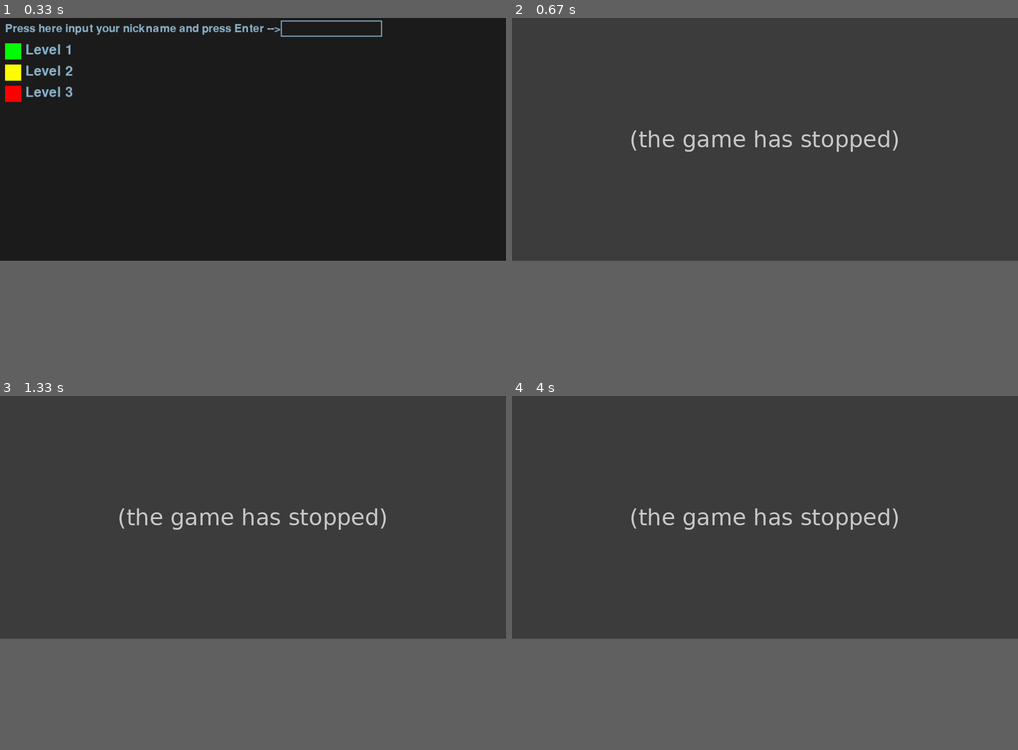
Above: before the commit, frames 1-4 (two rows, left to right).
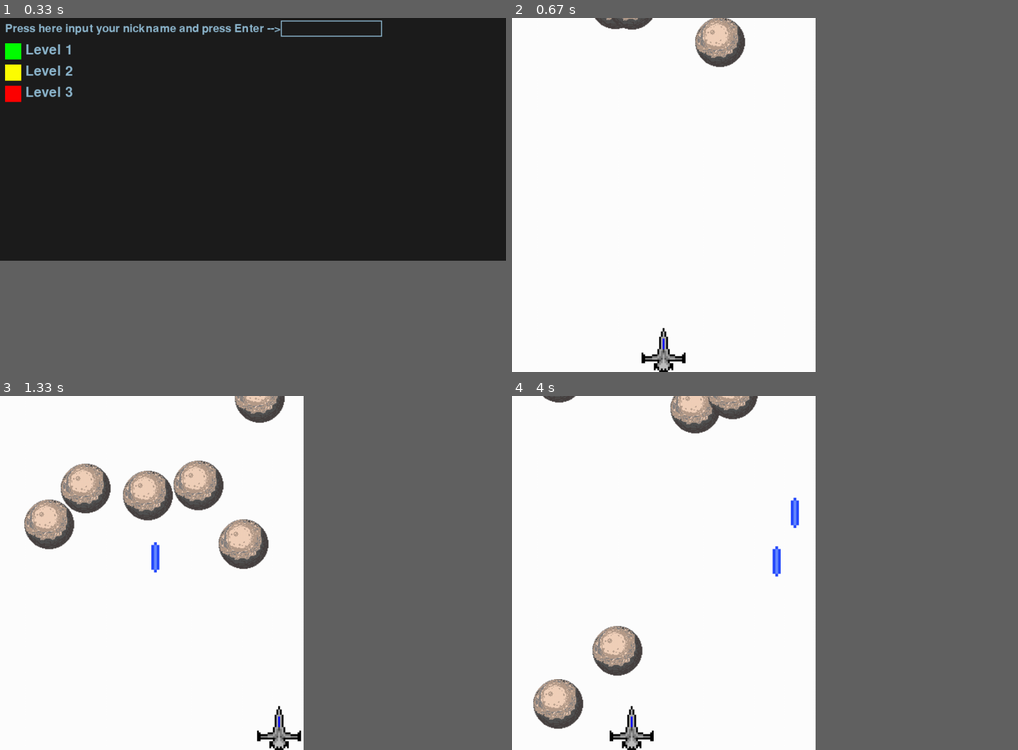
Above: after the commit, the same moments.

Repository: Igortopchik229/pygame-project
Game: pygame game, started from main.py
Same seed, same stepped clock (60 frames per second), same inputs: the game is played once before the commit and once after it.
Inputs (mouse positions are in pixels of both pictures, inside the frame that each line leads up to):
- Up to frame 1 (0.33 s): no input
- Up to frame 2 (0.67 s): click (527, 71) at 0.38 s
- Up to frame 3 (1.33 s): hold Space 0.67-1.13 s; hold Right 0.67-1.13 s; hold P from 1.22 s (still down); hold Right from 1.22 s (still down); tap Space at 1.28 s
- Up to frame 4 (4 s): tap Space at 1.58, 1.83, 2.13, 2.38, 2.68, 2.93, 3.23, 3.43, 3.73 s; release P at 1.68 s; release Right at 1.68 s; hold P 1.77-2.23 s; hold Right 1.77-2.23 s; hold Right 2.32-2.78 s; hold Right 2.87-3.33 s; hold Left 3.37-3.9 s; hold Left from 3.93 s (still down)
In frame 2 the window is 900x432 before the commit and 540x630 after it. Grey fills any space a smaller window leaves; there, only what the larger window draws over its background counts as a difference.

Frame 1 is identical in both runs. In frame 2, 41% of the frame differs, in the area x 0-77%, y 0-100%; in frame 3, 40%; in frame 4, 43%.
Before the commit the program exited at 0.4 s; later frames show no game.

Commit message:
all ready but without final window  and background

Diff:
--- a/main.py
+++ b/main.py
@@ -7,6 +7,7 @@
 meteor_group = pg.sprite.Group()
 bullet_group = pg.sprite.Group()
 wight, height = size = 600, 700
+paused = 0
 
 
 def load_image(name, colorkey=None):
@@ -63,32 +64,60 @@
         self.rect.x = randint(0, wight - self.size[0])
         self.vx = randint(-4, 4)
         self.vy = randint(5, 9)
-        self.collides_count = 0
+        self.collides_count_player = 0
+        self.collides_count_bullet = 0
         self.mask = pg.mask.from_surface(self.image)
 
+    def new_meteor(self):
+        self.rect.y = randint(-3 * self.size[-1], -self.size[1])
+        self.rect.x = randint(0, wight - self.size[0])
+        self.vx = randint(-4, 4)
+        self.vy = randint(5, 10)
+
     def update(self):
+        global paused
         self.rect.x += self.vx
         self.rect.y += self.vy
         if self.rect.x > wight or self.rect.x < -self.size[0] or self.rect.y > size[1] + self.size[1]:
-            self.rect.y = randint(-3 * self.size[-1], -self.size[1])
-            self.rect.x = randint(0, wight - self.size[0])
-            self.vx = randint(-4, 4)
-            self.vy = randint(5, 10)
+            self.new_meteor()
         if pg.sprite.collide_mask(self, player):
-            self.collides_count += 1
-            if self.collides_count >= 3:
+            self.collides_count_player += 1
+            if self.collides_count_player == 2:
+                paused = True
                 print('dead')
         else:
-            self.collides_count = 0
-
-
-class Bullet:
-    def __init__(self):
+            self.collides_count_player = 0
+        if pg.sprite.spritecollide(self, bullet_group, False):
+            self.collides_count_bullet += 1
+            if self.collides_count_bullet == 2:
+                pg.sprite.spritecollide(self, bullet_group, True)
+                self.collides_count_bullet = 0
+                self.new_meteor()
+        else:
+            self.collides_count_bullet = 0
+
+
+class Bullet(pg.sprite.Sprite):
+    def __init__(self, pos):
         super().__init__(bullet_group)
         self.image = load_image('bullet.png')
+        self.size = self.image.get_size()
+        self.rect = self.image.get_rect()
+        self.rect.x = pos[0]
+        self.rect.y = pos[1] - self.size[1]
+        self.vy = 8
+        self.mask = pg.mask.from_surface(self.image)
+        self.collides_count_meteor = 0
+
+    def update(self):
+        # print(self.rect.x, self.rect.y)
+        self.rect.y -= self.vy
+        if self.rect.y < -self.size[1]:
+            self.kill()
 
 
 def main():
+    pg.display.set_caption('spaceship vs meteorites')
     screen = pg.display.set_mode((1000, 480))
     font_input = pg.font.Font(None, 32)
     input_box = pg.Rect(555, 5, 140, 32)
@@ -158,45 +187,65 @@
 
 
 def start_game(lvl):
-    global player
+    global player, paused
     clock = pg.time.Clock()
     running = True
     fps = 60
     screen = pg.display.set_mode(size)
     player = Player(lvl)
     go_left, go_right = False, False
-    # left_top = (-meteor_image_size[0], -meteor_image_size[1])
-    # right_top = (screen.get_size()[0] + meteor_image_size[0], -meteor_image_size[1])
-    # right_bottom = (screen.get_size()[0] + meteor_image_size[0], screen.get_size()[1] + meteor_image_size[1])
-    # left_bottom = (-meteor_image_size[0], screen.get_size()[1] + meteor_image_size[1])
     for i in range(lvl * 3):
         Meteor()
-
     while running:
-        for event in pg.event.get():
-            if event.type == pg.QUIT:
-                running = False
-            if event.type == pg.KEYDOWN:
-                if event.key == pg.K_LEFT:
-                    go_left = True
-                elif event.key == pg.K_RIGHT:
-                    go_right = True
-            if event.type == pg.KEYUP:
-                if event.key == pg.K_LEFT:
-                    go_left = False
-                elif event.key == pg.K_RIGHT:
-                    go_right = False
-        if go_right:
-            player.move_r()
-        if go_left:
-            player.move_l()
-
-        screen.fill((255, 255, 255))
-        hero_group.draw(screen)
-        meteor_group.draw(screen)
-        meteor_group.update()
-        clock.tick(fps)
-        pg.display.flip()
+        if not paused:
+            for event in pg.event.get():
+                if event.type == pg.QUIT:
+                    running = False
+                if event.type == pg.KEYDOWN:
+                    if event.key == pg.K_LEFT:
+                        go_left = True
+                    if event.key == pg.K_RIGHT:
+                        go_right = True
+                    if event.key == pg.K_SPACE:
+                        print('shoot')
+                        Bullet((player.rect.x + player.size[0] // 2, height - player.size[1]))
+                    if event.key == pg.K_p:
+                        paused = (paused + 1) % 2
+                if event.type == pg.KEYUP:
+                    if event.key == pg.K_LEFT:
+                        go_left = False
+                    elif event.key == pg.K_RIGHT:
+                        go_right = False
+            if go_right:
+                player.move_r()
+            if go_left:
+                player.move_l()
+
+            screen.fill((255, 255, 255))
+            hero_group.draw(screen)
+            meteor_group.draw(screen)
+            bullet_group.draw(screen)
+            meteor_group.update()
+            bullet_group.update()
+            clock.tick(fps)
+            pg.display.flip()
+        else:
+            for event in pg.event.get():
+                if event.type == pg.QUIT:
+                    running = False
+                if event.type == pg.KEYDOWN:
+                    if event.key == pg.K_p:
+                        paused = (paused + 1) % 2
+                    if event.key == pg.K_LEFT:
+                        go_left = True
+                    if event.key == pg.K_RIGHT:
+                        go_right = True
+                if event.type == pg.KEYUP:
+                    if event.key == pg.K_LEFT:
+                        go_left = False
+                    elif event.key == pg.K_RIGHT:
+                        go_right = False
+
 
 if __name__ == '__main__':
     pg.init()
Binary file added: data/bullet.png
Binary file added: data/meteor.png
Binary file added: data/player.png
